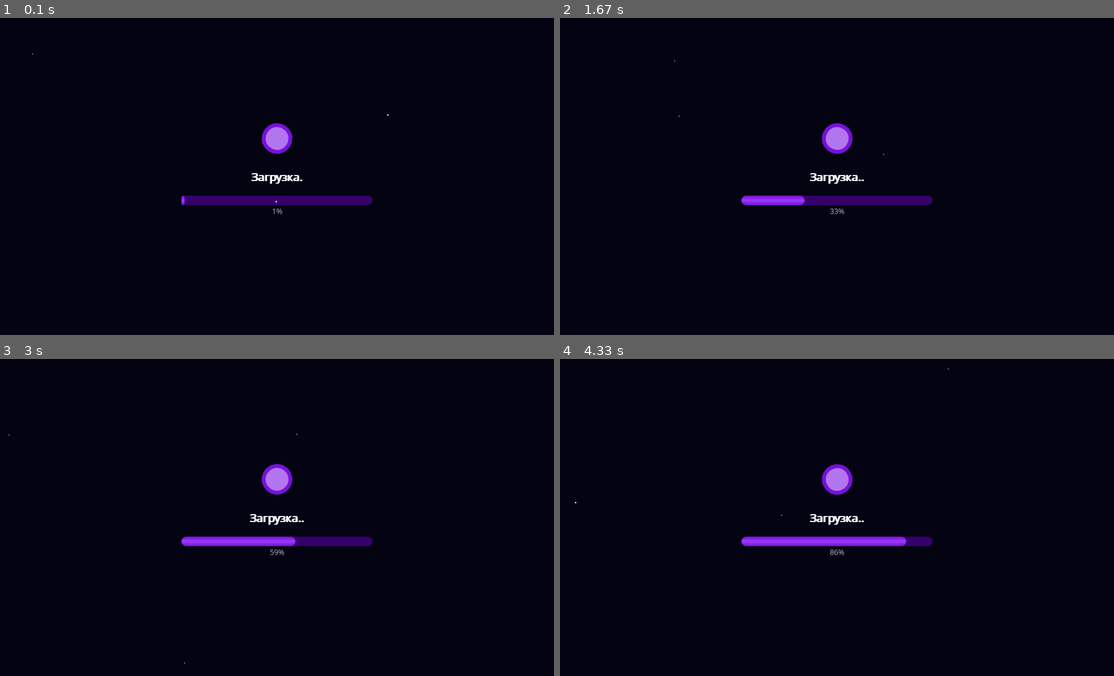
Above: before the commit, frames 1-4 (two rows, left to right).
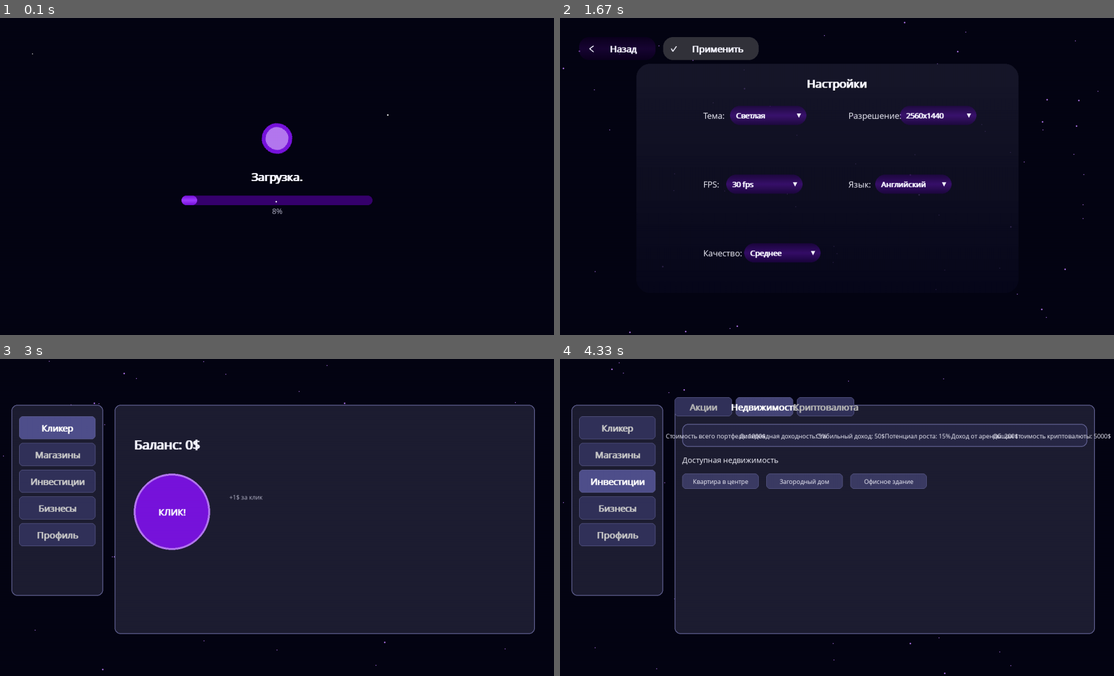
Above: after the commit, the same moments.

Repository: POHel/Black-Empire-game
Game: pygame game, started from main.py
Two runs of this game, one before a commit and one after it. Both use one fixed random seed, a clock stepped at 60 frames per second and the inputs below.
Inputs (mouse positions are in pixels of both pictures, inside the frame that each line leads up to):
- Up to frame 1 (0.1 s): no input
- Up to frame 2 (1.67 s): press the mouse at (903, 205) at 0.87 s; move the mouse to (798, 132) at 0.97 s; release the mouse at (692, 59) at 1.1 s; press the mouse at (953, 189) at 1.2 s; move the mouse to (853, 122) at 1.3 s; release the mouse at (748, 56) at 1.43 s; press the mouse at (709, 49) at 1.53 s; move the mouse to (748, 166) at 1.63 s
- Up to frame 3 (3 s): release the mouse at (227, 628) at 1.77 s; press the mouse at (376, 457) at 1.87 s; move the mouse to (238, 466) at 1.97 s; release the mouse at (105, 476) at 2.1 s; press the mouse at (55, 390) at 2.2 s; move the mouse to (216, 409) at 2.3 s; release the mouse at (376, 428) at 2.43 s; press the mouse at (55, 390) at 2.53 s; move the mouse to (99, 514) at 2.63 s; release the mouse at (144, 637) at 2.77 s; click (393, 492) at 2.88 s, where only the run after the commit has a clickable "Играть"
- Up to frame 4 (4.33 s): click (615, 479) at 3.22 s, where only the run after the commit has a clickable "Инвестиции"; press the mouse at (764, 406) at 3.53 s; move the mouse to (820, 435) at 3.63 s; release the mouse at (875, 466) at 3.77 s; press the mouse at (615, 507) at 3.87 s; move the mouse to (637, 501) at 3.97 s; release the mouse at (654, 495) at 4.1 s

The runs differ from the first frame. In frame 1, less than 0.1% of the frame differs, in the area x 32-50%, y 55-62%; in frame 2, 7.8%; in frame 3, 65%; in frame 4, 66%, in the area x 0-100%, y 0-100%.

Commit message:
добавил кнопку применить в настройках сделал ее рабочей теперь осталось ее реализовать со стороны системы чтоб настройки что то меняли, добавил новую настройку в настройки - качество, вроде все

Diff:
--- a/data/config.json
+++ b/data/config.json
@@ -3,10 +3,6 @@
         [
             "1280",
             "720"
-        ],
-        [
-            "1366",
-            "768"
         ],
         [
             "1920",
@@ -18,24 +14,24 @@
         ]
     ],
     "current_window_size": [
-        "1920",
-        "1080"
+        2560,
+        1440
     ],
     "themes": [
-        "dark",
-        "light"
+        "Темная",
+        "Светлая",
+        "Системная"
     ],
-    "current_theme": "light",
+    "current_theme": "Светлая",
     "languages": [
-        "ru",
-        "en"
+        "Русский",
+        "Английский"
     ],
-    "current_lang": "ru",
+    "current_lang": "Английский",
     "FPS": [
         "30",
         "60",
-        "120",
-        "144"
+        "120"
     ],
-    "current_fps": 120
+    "current_fps": 30
 }
--- a/main.py
+++ b/main.py
@@ -1,3 +1,5 @@
+import sqlite3
+import json
 import pygame
 import sys
 import math
@@ -7,7 +9,8 @@
 from typing import List, Tuple, Optional, Dict
 from dataclasses import dataclass
 from enum import Enum
-# from coreLogic import ExportDB  # Закомментировал, так как этого модуля нет
+from coreLogic import Settings, ExportDB
+
 
 # Initialize Pygame
 pygame.init()
@@ -283,6 +286,23 @@
 
         surface.blit(self.icon_cache[cache_key], (x, y))
 
+    def draw_apply_icon(self, surface, x, y, size=25):
+        """Рисует иконку применения (галочку)."""
+        cache_key = ("apply", size)
+        if cache_key not in self.icon_cache:
+            icon_surf = pygame.Surface((size, size), pygame.SRCALPHA)
+            # Рисуем галочку
+            margin = size // 4
+            points = [
+                (margin, size // 2),
+                (size // 2 - 2, size - margin),
+                (size - margin, margin)
+            ]
+            pygame.draw.lines(icon_surf, TEXT_PRIMARY, False, points, 3)
+            self.icon_cache[cache_key] = icon_surf
+
+        surface.blit(self.icon_cache[cache_key], (x, y))
+
 class Button:
     """Интерактивная кнопка с увеличенным закруглением."""
 
@@ -301,9 +321,9 @@
         if state_key not in self.cache:
             # Создаем закругленную кнопку с градиентом
             if self.hovered:
-                colors = [(180, 60, 255, 200), (120, 20, 220, 200), (55, 0, 110, 200)]
+                colors = [(180, 60, 255, 150), (120, 20, 220, 150), (55, 0, 110, 150)]
             else:
-                colors = [(55, 0, 110, 150), (120, 20, 220, 150), (55, 0, 110, 150)]
+                colors = [(55, 0, 110, 100), (120, 20, 220, 100), (55, 0, 110, 100)]
 
             btn_surf = GradientGenerator.create_rounded_rect(
                 (self.rect.width, self.rect.height), colors, BUTTON_BORDER_RADIUS
@@ -382,7 +402,7 @@
             # Создаем закругленный прямоугольник - УБИРАЕМ ПРОЗРАЧНОСТЬ
             btn_surf = GradientGenerator.create_rounded_rect(
                 (self.rect.width, self.rect.height),
-                [(55, 0, 110, 255), (120, 20, 220, 255), (55, 0, 110, 255)],  # Убрали прозрачность
+                [(55, 0, 110, 100), (120, 20, 220, 100), (55, 0, 110, 100)],
                 SETTINGS_PANEL_RADIUS
             )
 
@@ -414,7 +434,7 @@
             # Фон dropdown - УБИРАЕМ ПРОЗРАЧНОСТЬ
             dropdown_surf = GradientGenerator.create_rounded_rect(
                 (dropdown_rect.width, dropdown_rect.height),
-                [(55, 0, 110, 255), (120, 20, 220, 255), (55, 0, 110, 255)],  # Убрали прозрачность
+                [(55, 0, 110, 100), (120, 20, 220, 100), (55, 0, 110, 100)],
                 SETTINGS_PANEL_RADIUS
             )
             surface.blit(dropdown_surf, dropdown_rect.topleft)
@@ -567,7 +587,7 @@
         self.font_manager = font_manager
         self.progress = 0.0
         self.start_time = time.time()
-        self.loading_duration = 5.0  # 5 секунд загрузки
+        self.loading_duration = 1.0  # 5 секунд загрузки
         self.dots = 0
         self.last_dot_time = 0
         self.rotation_angle = 0
@@ -1066,11 +1086,27 @@
         self.running = True
         self.state = ScreenState.LOADING
 
-        # Инициализируем options до создания dropdown
-        self.theme_options = ["Тёмная", "Светлая", "Системная"]
-        self.resolution_options = ["1280x720", "1920x1080", "2560x1440"]
-        self.fps_options = ["30 fps", "60 fps", "120 fps"]
-        self.language_options = ["Русский", "English"]
+        self.settings_manager = Settings()
+
+        # Получаем доступные опции из config.json
+        self.theme_options = self.settings_manager.show_themes()
+        self.resolution_options = [f"{size[0]}x{size[1]}" for size in self.settings_manager.show_window_sizes()]
+        self.fps_options = [f"{fps} fps" for fps in self.settings_manager.show_fps()]
+        self.language_options = self.settings_manager.show_langs()
+        self.quality_options = ["Низкое", "Среднее", "Высокое"]
+
+        # Получаем текущие настройки из config.json и преобразуем в нужный формат
+        current_resolution = self.settings_manager.get_current_window_size()
+        resolution_str = f"{current_resolution[0]}x{current_resolution[1]}"
+        fps_str = f"{self.settings_manager.get_current_fps()} fps"
+
+        self.current_settings = {
+            "theme": self.settings_manager.get_current_theme(),
+            "resolution": resolution_str,  # Строка "widthxheight"
+            "fps": fps_str,  # Строка "fps fps"
+            "language": self.settings_manager.get_current_lang(),
+            "quality": "Среднее"
+        }
 
         self.font_manager = FontManager()
         self.icon_renderer = IconRenderer()
@@ -1083,16 +1119,10 @@
         self.panel_cache = {}
         self.last_time = time.time()
 
-        # Настройки игры
-        self.settings = {
-            "theme": "Тёмная",
-            "resolution": "1280x720",
-            "fps": "30 fps",
-            "language": "Русский"
-        }
-
+        # Инициализируем UI
         self.initialize_ui()
 
+        # Создаем звезды
         for _ in range(100):
             self.stars.append(Star(
                 x=random.uniform(0, SCREEN_WIDTH),
@@ -1105,6 +1135,60 @@
                 alpha=random.randint(50, 255),
                 alpha_change=random.uniform(-20, 20)
             ))
+    def apply_settings(self):
+    #"""Применяет текущие настройки и сохраняет в config.json."""
+        try:
+            # Получаем выбранные значения из dropdown
+            selected_theme = self.theme_dropdown.options[self.theme_dropdown.selected_index]
+            selected_resolution = self.resolution_dropdown.options[self.resolution_dropdown.selected_index]
+            selected_fps = self.fps_dropdown.options[self.fps_dropdown.selected_index]
+            selected_language = self.language_dropdown.options[self.language_dropdown.selected_index]
+            selected_quality = self.quality_dropdown.options[self.quality_dropdown.selected_index]
+
+            # Применяем настройки через Settings класс
+            self.settings_manager.set_current_theme(selected_theme)
+
+            # Парсим разрешение (формат "1280x720" -> [1280, 720])
+            width, height = map(int, selected_resolution.split('x'))
+            self.settings_manager.set_current_window_size(width, height)
+
+            # Парсим FPS (формат "60 fps" -> 60)
+            fps_value = int(selected_fps.split(' ')[0])
+            self.settings_manager.set_current_fps(fps_value)
+
+            self.settings_manager.set_current_lang(selected_language)
+
+            # Обновляем текущие настройки
+            self.current_settings = {
+                "theme": selected_theme,
+                "resolution": selected_resolution,  # ← Сохраняем как строку
+                "fps": selected_fps,
+                "language": selected_language,
+                "quality": selected_quality
+            }
+
+            print("Настройки успешно применены и сохранены:")
+            for key, value in self.current_settings.items():
+                print(f"  {key}: {value}")
+
+            # Применяем настройки в реальном времени
+            self.apply_settings_in_realtime()
+
+        except Exception as e:
+            print(f"Ошибка при применении настроек: {e}")
+
+    def apply_settings_in_realtime(self):
+        """Применяет настройки в реальном времени."""
+        # Применяем FPS
+        fps_value = int(self.current_settings["fps"].split(' ')[0])
+        pygame.display.set_caption(f'Black Empire - {fps_value} FPS')
+
+        # Здесь можно добавить смену разрешения (требует пересоздания окна)
+        # width, height = map(int, self.current_settings["resolution"].split('x'))
+        # self.screen = pygame.display.set_mode((width, height))
+
+        print("Настройки применены в реальном времени")
+
 
     def play_game(self):
         """Переход в игровой режим (кликер)."""
@@ -1185,44 +1269,61 @@
             icon_size=25
         )
 
+        # Новая кнопка "Применить"
+        self.apply_button = Button(
+            pygame.Rect(270, 50, 250, 60),  # Справа от кнопки "Назад"
+            "Применить",
+            lambda surface, icon_x, icon_y, size=25: self.icon_renderer.draw_apply_icon(surface, icon_x, icon_y, size),
+            self.apply_settings,
+            icon_size=25
+        )
+
         # Dropdown для настроек - создаем здесь, после инициализации options
         # Dropdown позиции (правее надписей)
         dropdown_theme_x = SCREEN_WIDTH//2 - 350 + 70
         dropdown_resolution_x = SCREEN_WIDTH//2 + 30 + 135
         dropdown_fps_x = SCREEN_WIDTH//2 - 350 + 60
         dropdown_language_x = SCREEN_WIDTH//2 + 30 + 70
+        dropdown_quality_x = SCREEN_WIDTH//2 - 350 + 107
+
 
         dropdown_width, dropdown_height = 200, 50
 
         self.theme_dropdown = Dropdown(
             pygame.Rect(dropdown_theme_x, 230, dropdown_width, dropdown_height),
             self.theme_options,
-            self.theme_options.index(self.settings["theme"])
+            self.theme_options.index(self.current_settings["theme"])
         )
 
         self.resolution_dropdown = Dropdown(
             pygame.Rect(dropdown_resolution_x, 230, dropdown_width, dropdown_height),
             self.resolution_options,
-            self.resolution_options.index(self.settings["resolution"])
+            self.resolution_options.index(self.current_settings["resolution"])
         )
 
         self.fps_dropdown = Dropdown(
             pygame.Rect(dropdown_fps_x, 410, dropdown_width, dropdown_height),
             self.fps_options,
-            self.fps_options.index(self.settings["fps"])
+            self.fps_options.index(self.current_settings["fps"])
         )
 
         self.language_dropdown = Dropdown(
             pygame.Rect(dropdown_language_x, 410, dropdown_width, dropdown_height),
             self.language_options,
-            self.language_options.index(self.settings["language"])
+            self.language_options.index(self.current_settings["language"])
+        )
+        self.quality_dropdown = Dropdown(
+            pygame.Rect(dropdown_quality_x, 590, dropdown_width, dropdown_height),
+            self.quality_options,
+            self.quality_options.index(self.current_settings["quality"])
         )
 
         self.dropdowns = [
             self.theme_dropdown,
             self.resolution_dropdown,
             self.fps_dropdown,
-            self.language_dropdown
+            self.language_dropdown,
+            self.quality_dropdown
         ]
 
     def handle_events(self):
@@ -1264,8 +1365,13 @@
             elif self.state == ScreenState.SETTINGS:
                 if event.type == pygame.MOUSEBUTTONDOWN:
                     if event.button == 1:
+                        mouse_pos = pygame.mouse.get_pos()
+
+                        # Проверяем клики по кнопкам
                         if self.back_button.is_hovered(mouse_pos):
                             self.back_button.click()
+                        elif self.apply_button.is_hovered(mouse_pos):
+                            self.apply_button.click()
                         # Закрываем все dropdown при клике вне их области
                         elif not any(dropdown.rect.collidepoint(mouse_pos) for dropdown in self.dropdowns):
                             # Проверяем, не кликнули ли по открытому dropdown меню
@@ -1287,7 +1393,9 @@
                                 Dropdown.close_all_dropdowns()
 
                 if event.type == pygame.MOUSEMOTION:
+                    mouse_pos = pygame.mouse.get_pos()
                     self.back_button.hovered = self.back_button.is_hovered(mouse_pos)
+                    self.apply_button.hovered = self.apply_button.is_hovered(mouse_pos)
 
             elif self.state == ScreenState.CLICKER:
                 if self.clicker_menu.handle_event(event):
@@ -1319,6 +1427,7 @@
                 for button in self.buttons:
                     button.update(dt)
                 self.back_button.update(dt)
+                self.apply_button.update(dt)
 
             # Отрисовка
             self.screen.fill(DARK_BG)
@@ -1367,9 +1476,14 @@
         self.draw_panel(self.settings_panel_rect)
 
         # Кнопка "Назад"
-        icon_x = self.back_button.rect.x + 20
-        icon_y = self.back_button.rect.centery - 12
-        self.back_button.draw(self.screen, self.font_manager.get_font('button'), icon_x, icon_y)
+        back_icon_x = self.back_button.rect.x + 20
+        back_icon_y = self.back_button.rect.centery - 12
+        self.back_button.draw(self.screen, self.font_manager.get_font('button'), back_icon_x, back_icon_y)
+
+        # Кнопка "Применить"
+        apply_icon_x = self.apply_button.rect.x + 15
+        apply_icon_y = self.apply_button.rect.centery - 12
+        self.apply_button.draw(self.screen, self.font_manager.get_font('button'), apply_icon_x, apply_icon_y)
 
         # Заголовок настроек
         title = self.font_manager.get_rendered_text("Настройки", 'settings_title', TEXT_PRIMARY, True)
@@ -1430,12 +1544,14 @@
         resolution_x = SCREEN_WIDTH//2 + 30
         fps_x = SCREEN_WIDTH//2 - 350
         language_x = SCREEN_WIDTH//2 + 30
+        quality_x = SCREEN_WIDTH//2 - 350
 
         options = [
             ("Тема:", self.theme_dropdown, theme_x, 240),
             ("Разрешение:", self.resolution_dropdown, resolution_x, 240),
             ("FPS:", self.fps_dropdown, fps_x, 420),
-            ("Язык:", self.language_dropdown, language_x, 420)
+            ("Язык:", self.language_dropdown, language_x, 420),
+            ("Качество:", self.quality_dropdown, quality_x, 600)
         ]
 
         for label, dropdown, x_pos, y_pos in options:
@@ -1446,6 +1562,15 @@
             # Dropdown
             dropdown.draw(self.screen, self.font_manager.get_font('settings_value'))
 
+    def change_resolution(self, width, height):
+        """Изменяет разрешение экрана."""
+        global SCREEN_WIDTH, SCREEN_HEIGHT
+        SCREEN_WIDTH, SCREEN_HEIGHT = width, height
+        self.screen = pygame.display.set_mode((SCREEN_WIDTH, SCREEN_HEIGHT))
+        print(f"Разрешение изменено на {width}x{height}")
+
+        # Пересоздаем UI элементы для нового разрешения
+        self.initialize_ui()
 if __name__ == "__main__":
     game = Game()
     game.run()
